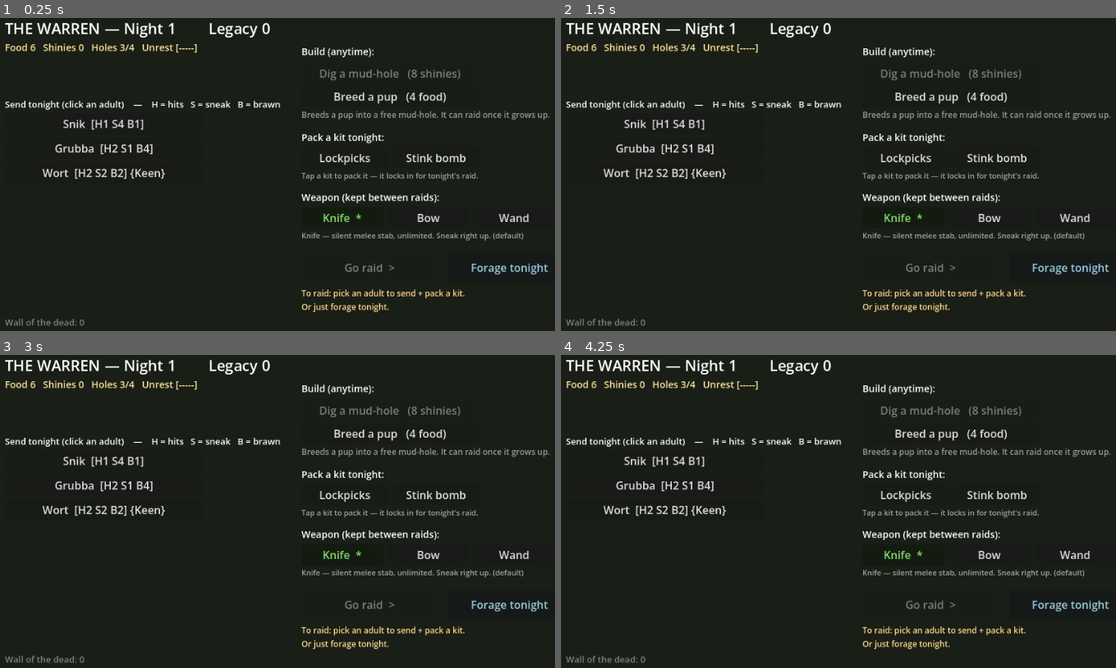
Above: before the commit, frames 1-4 (two rows, left to right).
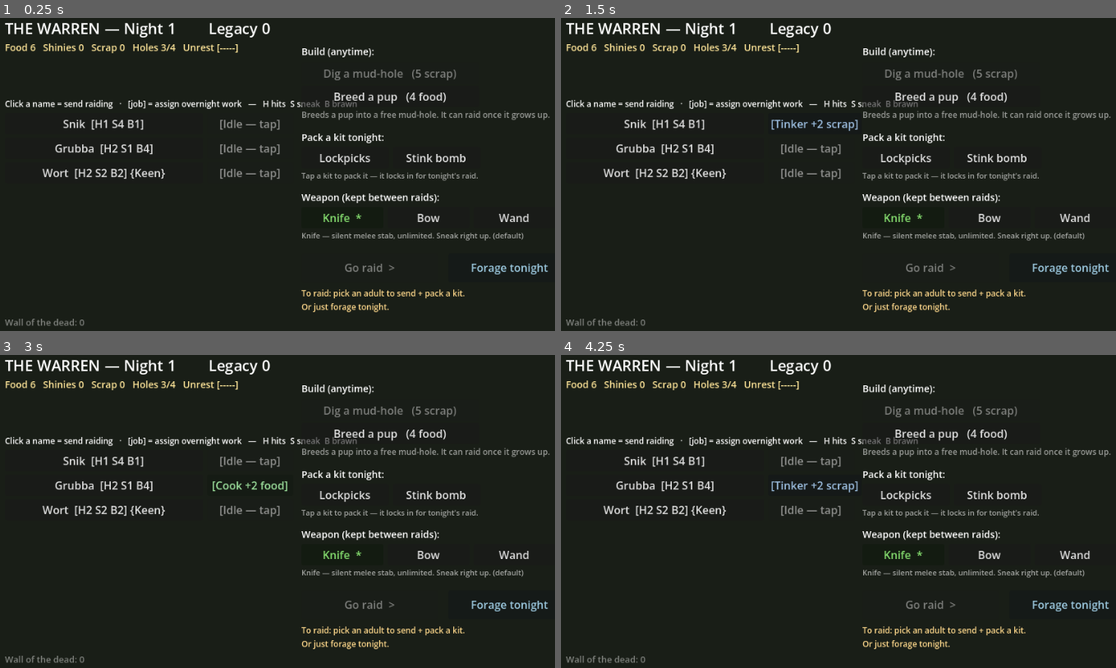
Above: after the commit, the same moments.

Repository: steverowley/goblin-mode
Game: Godot game, scene res://scenes/main.tscn
Two runs of this game, one before a commit and one after it. Both use one fixed random seed, a clock stepped at 60 frames per second and the inputs below.
Inputs (mouse positions are in pixels of both pictures, inside the frame that each line leads up to):
- Up to frame 1 (0.25 s): no input
- Up to frame 2 (1.5 s): click (810, 124) at 0.5 s, where only the run after the commit has a clickable "[Idle — tap]"; click (810, 124) at 1.25 s, where only the run after the commit has a clickable "[Cook +2 food]"
- Up to frame 3 (3 s): click (255, 461) at 2 s, where only the run after the commit has a clickable "[Tinker +2 scrap]"; click (249, 486) at 2.75 s, where only the run after the commit has a clickable "[Idle — tap]"
- Up to frame 4 (4.25 s): click (810, 486) at 3.5 s, where only the run after the commit has a clickable "[Cook +2 food]"

The runs differ from the first frame. In frame 1, 2.0% of the frame differs, in the area x 0-83%, y 8-52%; in frame 2, 2.1%; in frame 3, 2.1%; in frame 4, 2.1%.

Commit message:
feat(economy): jobs, scrap & nightly food upkeep (#12)
Idle stay-home adults can now WORK overnight: a Cook brings in food, a Tinker
scavenges Scrap (a new resource). The goblin out raiding doesn't pull a shift.
Digging a mud-hole now costs Scrap instead of shinies, so shinies stay free for
gold upkeep and expansion is gated on tinkering — a real raid-vs-work tradeoff.

Goblins also EAT each night (food upkeep); a shortfall is hunger and raises
unrest, and a gold-rich-but-hungry warren no longer gets soothed by paying gold.
The morning report folds workers/hunger/upkeep into one economy line; the Den
gains a per-goblin job toggle and a Scrap counter.

Co-Authored-By: Claude Opus 4.8 (1M context) <noreply@anthropic.com>

Diff:
--- a/scripts/game_state.gd
+++ b/scripts/game_state.gd
@@ -32,9 +32,21 @@
 const STAGE_ADULT := "adult"
 const START_HUTS := 4          # mud-holes = population cap (pups included)
 const START_FOOD := 6
+const START_SCRAP := 0
 const BREED_FOOD := 4          # food to breed one pup
-const DIG_SHINIES := 8         # shinies to dig a new mud-hole (+1 capacity)
+const DIG_SCRAP := 5           # SCRAP to dig a new mud-hole (+1 capacity) — tinkers make scrap
 const RAID_FOOD := 5           # grub nicked from a farm on a successful raid (raids are the larder)
+
+## Jobs (#12). Idle stay-home adults can WORK overnight: a Cook brings in food, a
+## Tinker scavenges scrap (which digs mud-holes). The raider who's out tonight
+## can't also work. Goblins also EAT each night — go hungry and unrest rises.
+const JOB_IDLE := "idle"
+const JOB_COOK := "cook"
+const JOB_TINKER := "tinker"
+const JOB_CYCLE := [JOB_IDLE, JOB_COOK, JOB_TINKER]   # order the Den button cycles through
+const COOK_FOOD := 2           # food a Cook brings in per night
+const TINKER_SCRAP := 2        # scrap a Tinker scavenges per night
+const FOOD_PER_GOBLIN := 1     # food each living goblin eats per night (starvation -> unrest)
 
 ## Goblin stats (Bite 2a). Each 1..STAT_MAX. Health = hits survived on a raid;
 ## Sneak = quieter; Brawn = lugs loot with less drag. Starters skew LOW health so
@@ -104,7 +116,7 @@
 		_make_goblin("Grubba", STAGE_ADULT, {"health": 2, "sneak": 1, "brawn": 4}),  # loud bruiser
 		_make_goblin("Wort", STAGE_ADULT, {"health": 2, "sneak": 2, "brawn": 2}, "keen"),  # all-rounder, sharp-eyed (shows traits off from night 1)
 	]
-	resources = {"shinies": 0, "food": START_FOOD}
+	resources = {"shinies": 0, "food": START_FOOD, "scrap": START_SCRAP}
 	unlocks = []
 	chosen_target = {"name": "Millfield Cottage", "difficulty": 1}
 	loadout = ""
@@ -207,7 +219,7 @@
 	return _apply_dict(data)
 
 func _make_goblin(gname: String, stage: String, stats: Dictionary, trait_id := "") -> Dictionary:
-	var g := {"id": _next_id, "name": gname, "stage": stage, "alive": true, "best": 0, "stats": stats, "trait": trait_id}
+	var g := {"id": _next_id, "name": gname, "stage": stage, "alive": true, "best": 0, "stats": stats, "trait": trait_id, "job": JOB_IDLE}
 	_next_id += 1
 	return g
 
@@ -265,14 +277,24 @@
 # --- Day actions (instant, repeatable while affordable) -------------------
 
 func can_dig() -> bool:
-	return int(resources.get("shinies", 0)) >= DIG_SHINIES
+	return int(resources.get("scrap", 0)) >= DIG_SCRAP
 
 func dig_hut() -> bool:
 	if not can_dig():
 		return false
-	resources.shinies -= DIG_SHINIES
+	resources.scrap = int(resources.get("scrap", 0)) - DIG_SCRAP
 	huts += 1
 	return true
+
+## Cycle a goblin's overnight job (idle -> cook -> tinker -> idle). The Den drives
+## this; the raider's job is skipped the night it's out raiding.
+func cycle_job(id: int) -> void:
+	var g := goblin_by_id(id)
+	if g.is_empty():
+		return
+	var cur := String(g.get("job", JOB_IDLE))
+	var i: int = JOB_CYCLE.find(cur)
+	g.job = JOB_CYCLE[(i + 1) % JOB_CYCLE.size()]
 
 func can_breed() -> bool:
 	return living().size() < huts and int(resources.get("food", 0)) >= BREED_FOOD
@@ -370,6 +392,7 @@
 ## its name + best feat go on the wall of the dead.
 func resolve_raid(result: Dictionary) -> void:
 	var g := sent_goblin()
+	var rid: int = int(g.id) if not g.is_empty() else -1
 	var who: String = String(g.name) if not g.is_empty() else "The goblin"
 	if String(result.get("outcome", "lost")) == "won":
 		var loot := int(result.get("loot", 0))
@@ -387,32 +410,71 @@
 	last_raid = result
 	clear_sent()
 	loadout = ""
-	advance_night()
+	advance_night(rid)
 
 ## Tick to the next morning: pups grow into adults, the night advances, and the
 ## anti-softlock backstop guarantees you're never wiped out — if every goblin is
 ## dead, a free runt wanders in.
-func advance_night() -> void:
+func advance_night(raider_id := -1) -> void:
 	night += 1
 	just_collapsed = false
+
+	# Jobs (#12): stay-home adults work overnight. The raider's out tonight, so it
+	# doesn't pull a shift — pups can't work yet (they grow up below).
+	var prod_food := 0
+	var prod_scrap := 0
+	for g in roster:
+		if g.alive and g.stage == STAGE_ADULT and g.id != raider_id:
+			match String(g.get("job", JOB_IDLE)):
+				JOB_COOK:
+					prod_food += COOK_FOOD
+				JOB_TINKER:
+					prod_scrap += TINKER_SCRAP
+	resources.food = int(resources.get("food", 0)) + prod_food
+	resources.scrap = int(resources.get("scrap", 0)) + prod_scrap
+
 	# Pups grow up.
 	for g in roster:
 		if g.alive and g.stage == STAGE_PUP:
 			g.stage = STAGE_ADULT
-	# Upkeep: the warren eats gold; a shortfall breeds unrest, paying it calms things.
+
+	# Compose ONE overnight economy line (workers / hunger / upkeep) for the Den.
+	var report := PackedStringArray()
+	if prod_food > 0 or prod_scrap > 0:
+		var bits := PackedStringArray()
+		if prod_food > 0:
+			bits.append("+%d food" % prod_food)
+		if prod_scrap > 0:
+			bits.append("+%d scrap" % prod_scrap)
+		report.append("Workers: " + ", ".join(bits))
+
+	# The warren EATS (food). A shortfall is hunger -> unrest.
+	var mouths := living().size() * FOOD_PER_GOBLIN
+	var food_have := int(resources.get("food", 0))
+	var ate := mini(food_have, mouths)
+	resources.food = food_have - ate
+	var hungry := mouths - ate
+	if hungry > 0:
+		unrest = mini(UNREST_MAX, unrest + 1)
+		report.append("HUNGRY! short %d food — unrest rising" % hungry)
+
+	# Upkeep (gold): a shortfall breeds unrest AND collapse pressure; paying calms both.
 	var cost := living().size() * UPKEEP_PER_GOBLIN
 	var have := int(resources.get("shinies", 0))
 	resources.shinies = maxi(0, have - cost)
 	if have < cost:
 		unrest = mini(UNREST_MAX, unrest + 1)
-		upkeep_note = "Upkeep %d shinies — couldn't pay it! Unrest rising." % cost
+		report.append("Upkeep %d shinies UNPAID — unrest rising" % cost)
 		collapse_pressure += 1
 	else:
-		if unrest > 0:
+		report.append("Upkeep -%d shinies" % cost)
+		collapse_pressure = 0
+		# A fed, paid-up warren settles — but a hungry one won't be soothed by gold.
+		if hungry == 0 and unrest > 0:
 			unrest = maxi(0, unrest - 1)
-		upkeep_note = "Upkeep paid: -%d shinies." % cost
-		collapse_pressure = 0
-	# Too many nights unable to pay upkeep -> the warren collapses (run-end; meta carries on).
+	upkeep_note = "  |  ".join(report)
+
+	# Too many broke nights unable to pay gold upkeep -> the warren collapses (run-end; meta carries on).
 	if collapse_pressure >= COLLAPSE_NIGHTS:
 		start_new_run()
 		return
@@ -441,7 +503,7 @@
 		_make_goblin("Grubba", STAGE_ADULT, _recruit_stats(), _roll_trait()),
 		_make_goblin("Wort", STAGE_ADULT, _recruit_stats(), _roll_trait()),
 	]
-	resources = {"shinies": 0, "food": START_FOOD}
+	resources = {"shinies": 0, "food": START_FOOD, "scrap": START_SCRAP}
 	huts = START_HUTS
 	night = 1
 	unrest = 0
--- a/scripts/warren.gd
+++ b/scripts/warren.gd
@@ -63,8 +63,9 @@
 	add_child(bg)
 
 	_lbl("THE WARREN — Night %d        Legacy %d" % [GameState.night, GameState.legacy], Vector2(36, 14), 22)
-	_lbl("Food %d   Shinies %d   Holes %d/%d   Unrest [%s%s]" % [
+	_lbl("Food %d   Shinies %d   Scrap %d   Holes %d/%d   Unrest [%s%s]" % [
 		int(GameState.resources.get("food", 0)), int(GameState.resources.get("shinies", 0)),
+		int(GameState.resources.get("scrap", 0)),
 		GameState.living().size(), GameState.huts,
 		"#".repeat(GameState.unrest), "-".repeat(GameState.UNREST_MAX - GameState.unrest),
 	], Vector2(36, 48), 14, Color(1, 0.9, 0.6))
@@ -84,7 +85,7 @@
 	_build_actions()
 
 func _build_roster() -> void:
-	_lbl("Send tonight (click an adult)    —    H = hits   S = sneak   B = brawn", Vector2(36, 132), 13)
+	_lbl("Click a name = send raiding   ·   [job] = assign overnight work   —   H hits  S sneak  B brawn", Vector2(36, 132), 12)
 	# Adults first (they're the pickable ones), then pups — so a sendable goblin is
 	# always near the top, and the list is capped so it never runs off a big warren.
 	var rows: Array = GameState.adults()
@@ -103,6 +104,9 @@
 				Vector2(36, ry), Vector2(290, 30),
 				_on_pick_sent.bind(g.id), false,
 				Color(0.6, 1.0, 0.5) if sent else Color.WHITE)
+			# Overnight job toggle (#12) — disabled for the raider (it's out tonight).
+			_btn(_job_label(g), Vector2(332, ry), Vector2(126, 30), _on_cycle_job.bind(g.id), sent,
+				Color(1, 1, 1, 0.35) if sent else _job_tint(g))
 		else:
 			var mtag: String = "  *MUTANT*" if g.get("mutant", false) else ""
 			_lbl("%s  [%s]%s (pup — grows up tonight)%s" % [g.name, _stat_str(g), _trait_tag(g), mtag], Vector2(40, ry + 6), 13, Color(1, 0.9, 0.6) if mtag != "" else Color(1, 1, 1, 0.5))
@@ -121,7 +125,7 @@
 func _build_actions() -> void:
 	# Build actions (instant, repeatable while affordable).
 	_lbl("Build (anytime):", Vector2(470, 54), 14)
-	_btn("Dig a mud-hole   (%d shinies)" % GameState.DIG_SHINIES, Vector2(470, 80), Vector2(260, 30), _on_dig, not GameState.can_dig())
+	_btn("Dig a mud-hole   (%d scrap)" % GameState.DIG_SCRAP, Vector2(470, 80), Vector2(260, 30), _on_dig, not GameState.can_dig())
 	_btn("Breed a pup   (%d food)" % GameState.BREED_FOOD, Vector2(470, 114), Vector2(260, 30), _on_breed, not GameState.can_breed())
 	_lbl(_breed_hint(), Vector2(470, 148), 12, Color(1, 1, 1, 0.55))
 
@@ -182,6 +186,11 @@
 	GameState.save_game()
 	_build.call_deferred()
 
+func _on_cycle_job(id: int) -> void:
+	GameState.cycle_job(id)          # idle -> cook -> tinker -> idle
+	GameState.save_game()
+	_build.call_deferred()
+
 func _on_forage() -> void:
 	GameState.forage_night()         # +food, ages pups, night advances — no risk
 	GameState.loadout = ""           # a brand new morning
@@ -199,7 +208,7 @@
 	if GameState.can_breed():
 		return "Breeds a pup into a free mud-hole. It can raid once it grows up."
 	if GameState.living().size() >= GameState.huts:
-		return "No free mud-holes — dig one first (needs shinies from a raid)."
+		return "No free mud-holes — dig one first (needs scrap; set a Tinker)."
 	return "Not enough food — forage tonight for more."
 
 func _night_hint(can_raid: bool) -> String:
@@ -225,6 +234,26 @@
 	if t != "" and GameState.TRAITS.has(t):
 		return " {%s}" % GameState.TRAITS[t].name
 	return ""
+
+## The job-toggle button's text + tint for an adult (#12). Cook brings food,
+## Tinker scavenges scrap (which digs holes), Idle does nowt.
+func _job_label(g: Dictionary) -> String:
+	match String(g.get("job", GameState.JOB_IDLE)):
+		GameState.JOB_COOK:
+			return "[Cook +%d food]" % GameState.COOK_FOOD
+		GameState.JOB_TINKER:
+			return "[Tinker +%d scrap]" % GameState.TINKER_SCRAP
+		_:
+			return "[Idle — tap]"
+
+func _job_tint(g: Dictionary) -> Color:
+	match String(g.get("job", GameState.JOB_IDLE)):
+		GameState.JOB_COOK:
+			return Color(0.7, 1.0, 0.7)
+		GameState.JOB_TINKER:
+			return Color(0.7, 0.85, 1.0)
+		_:
+			return Color(1, 1, 1, 0.6)
 
 func _lbl(text: String, pos: Vector2, size := 14, col := Color.WHITE) -> Label:
 	var l := Label.new()
